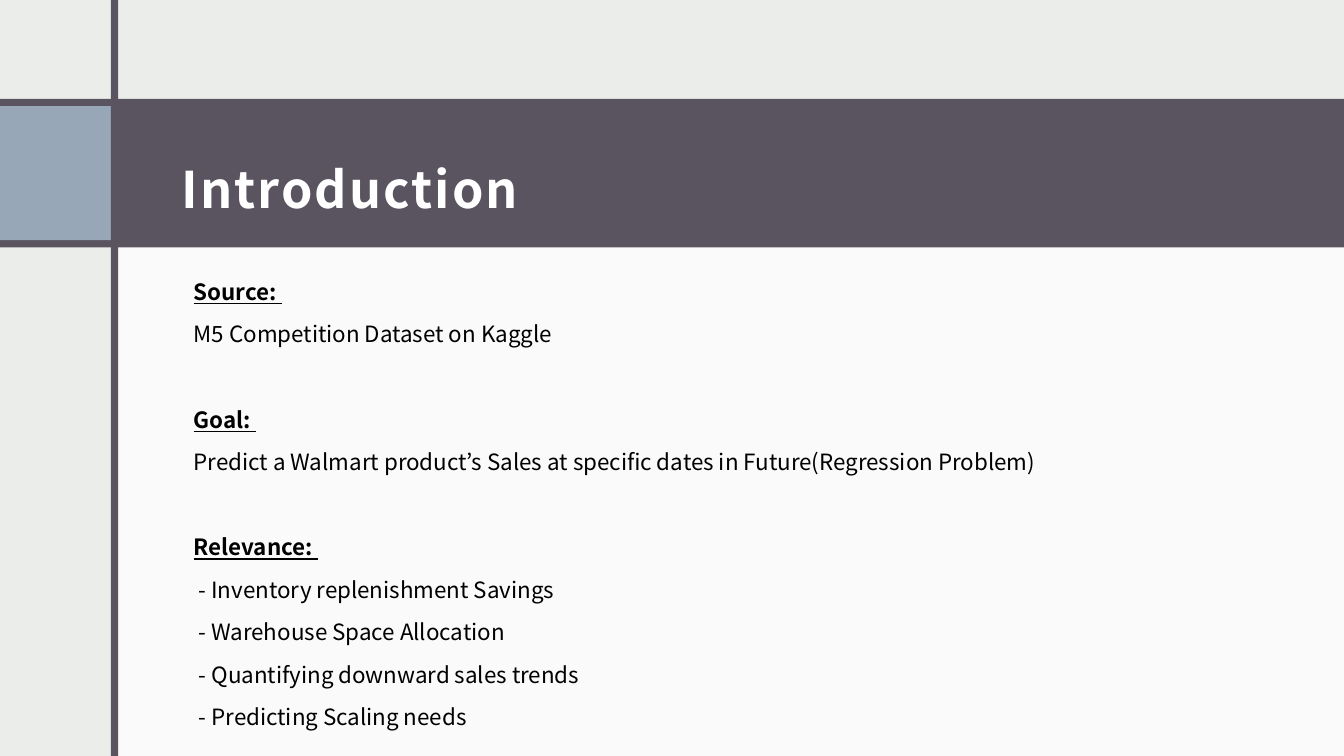
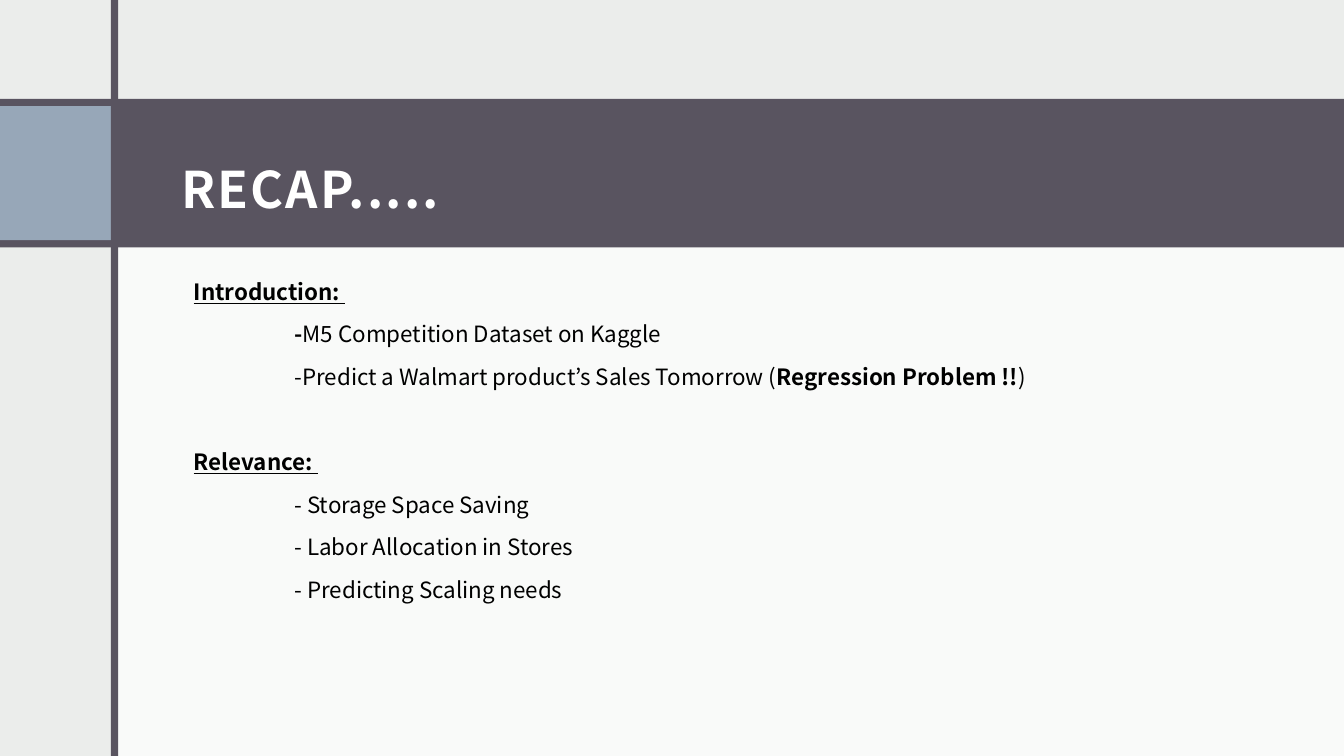
Before and after one commit to Ouambo-SIM/Sales-Prediction-with-ML-and-M5-data, a slide deck: slide 3 of Walmart Sales Prediction.pptx. Drawn at 1344x756 pixels with LibreOffice and Linux fonts; fonts in the diff are those of the drawing. Boxes give left, top, right and bottom in pixels: in the first picture for what was removed or moved away, otherwise in the second. Text is boxed around its words. In the diff, an @@ line names an element or a change of style, - is before the commit and + after.

```diff
--- a/Walmart Sales Prediction.pptx
+++ b/Walmart Sales Prediction.pptx
@@ text at (181,170,439,209): text changed @@
-Introduction
+RECAP.....
@@ text at (194,282,996,390): text changed @@
-Source:
-M5 Competition Dataset on Kaggle
-Goal:
-Predict a Walmart product’s Sales at specific dates in Future(Regression Problem)
+Introduction:
+-M5 Competition Dataset on Kaggle
+-Predict a Walmart product’s Sales Tomorrow (Regression Problem !!)
@@ text at (307,495,574,556): text changed @@
-- Inventory replenishment Savings
-- Warehouse Space Allocation
-- Quantifying downward sales trends
+- Storage Space Saving
+- Labor Allocation in Stores
```
Also in this commit, not shown: 2 other slides changed, 6 slides added, 10 slides removed, 24 other files.
